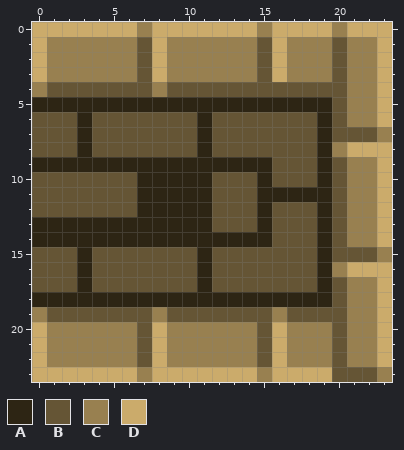
Edited in one commit: pixel-art sprite (Assets/Graphics/Platforms/PlatformTopBottomRight.png). That is the earlier state.
The file is 24x24 pixels.
Palette (. is transparent): A #2d2514  B #655535  C #988050  D #cbab6b
Pixels before, first column x 0:
 0 DDDDDDDCDDDDDDDCDDDDCDDD
 1 DCCCCCCBDCCCCCCBDCCCBCCD
 2 DCCCCCCBDCCCCCCBDCCCBCCD
 3 DCCCCCCBDCCCCCCBDCCCBCCD
 4 CBBBBBBBCBBBBBBBBBBBBCCD
 5 AAAAAAAAAAAAAAAAAAAABCCD
 6 BBBABBBBBBBABBBBBBBABCCD
 7 BBBABBBBBBBABBBBBBBABBBC
 8 BBBABBBBBBBABBBBBBBACDDD
 9 AAAAAAAAAAAAAAAABBBABCCD
10 BBBBBBBAAAAABBBABBBABCCD
11 BBBBBBBAAAAABBBAAAAABCCD
12 BBBBBBBAAAAABBBABBBABCCD
13 AAAAAAAAAAAABBBABBBABCCD
14 AAAAAAAAAAAAAAAABBBABCCD
15 BBBABBBBBBBABBBBBBBABBBC
16 BBBABBBBBBBABBBBBBBACDDD
17 BBBABBBBBBBABBBBBBBABCCD
18 AAAAAAAAAAAAAAAAAAAABCCD
19 CBBBBBBBCBBBBBBBCBBBBCCD
20 DCCCCCCBDCCCCCCBDCCCBCCD
21 DCCCCCCBDCCCCCCBDCCCBCCD
22 DCCCCCCBDCCCCCCBDCCCBCCD
23 DDDDDDDCDDDDDDDCDDDDBBBC
The same view after the edit:
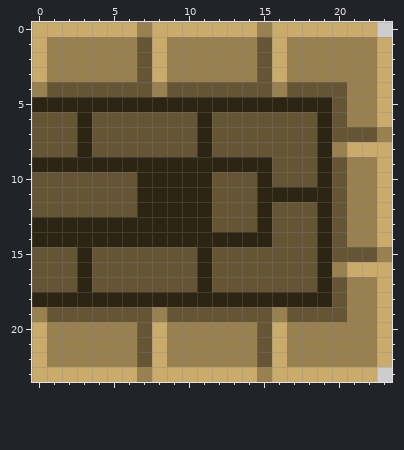
Changes in this commit:
y 0: x 20 C -> D; x 23 D -> .
y 1..3: x 20 B -> C
y 4: x 16 B -> C
y 20..22: x 20 B -> C
y 23: x 20..23 BBBC -> DDD.
